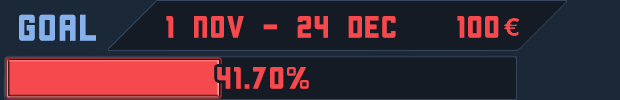
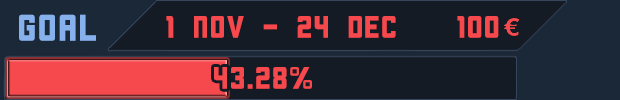
Before/after of a w=620, h=100 layered artwork. What changed in the layer stack:
renamed "41.70%" to "43.28%", painted on it over left=214, top=67, right=312, bottom=89
renamed "Layer 8 copy 2" to "Layer 8 copy 3", painted on it over left=211, top=60, right=227, bottom=96
